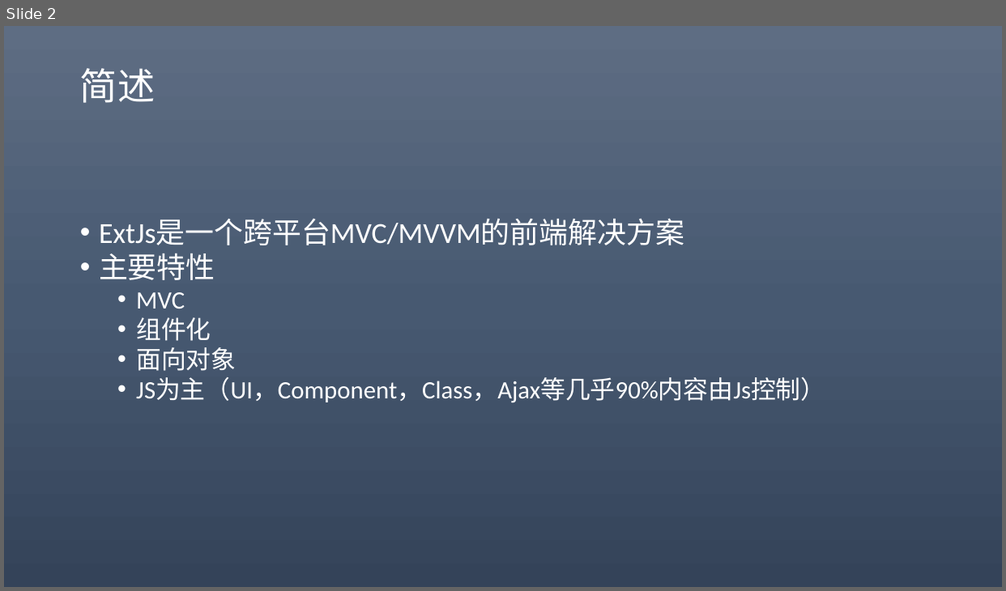
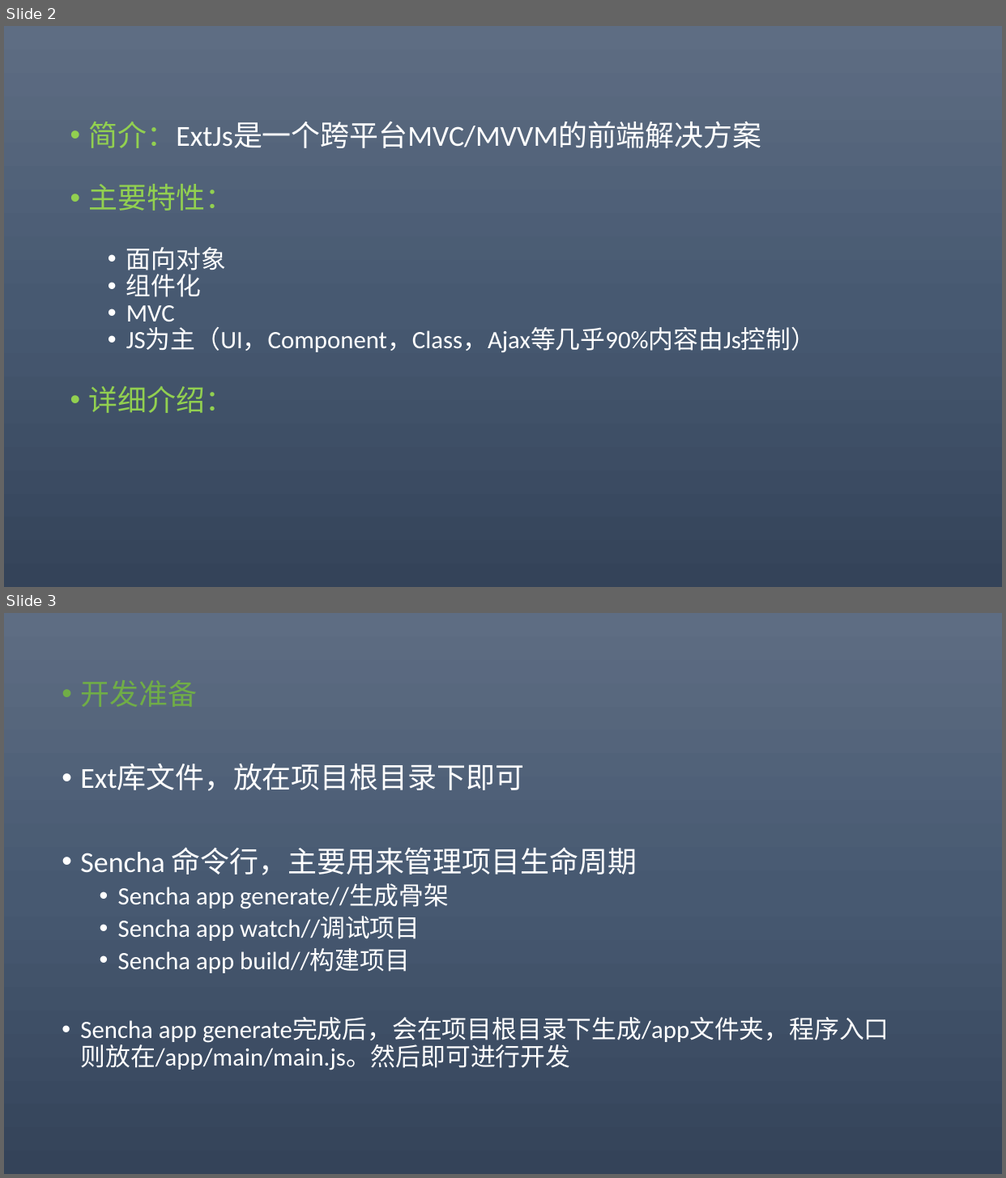
Before and after one commit to 369857519/AlgorithmPractise, a slide deck: eXT.pptx. Shown one above the other, each under a label of ours: slide 2 before the commit, slides 2 and 3 after it. The pictures are 1006x591 and 1006x1178 pixels, drawn with LibreOffice and Linux fonts; fonts in the diff are those of the drawing. Boxes give left, top, right and bottom in pixels: in the first picture for what was removed or moved away, otherwise in the second. Text is boxed around its words. In the diff, an @@ line names an element or a change of style, - is before the commit and + after.

```diff
--- a/eXT.pptx
+++ b/eXT.pptx
@@ slide 3 added at bbox=[4, 613, 1002, 1174], background gradient #5E6D85 to #495A73 to #35445A @@
@@ text added at bbox=[80, 680, 889, 1071], 24 pt, text #FFFFFF @@
+• 开发准备
+• Ext库文件，放在项目根目录下即可
+• Sencha 命令行，主要用来管理项目生命周期
+  • Sencha app generate//生成骨架
+  • Sencha app watch//调试项目
+  • Sencha app build//构建项目
+• Sencha app generate完成后，会在项目根目录下生成/app文件夹，程序入口则放在/app/main/main.js。然后即可进行开发
@@ slide 2 changed as well @@
@@ title removed at bbox=[80, 68, 155, 103] @@
-简述
@@ text "简介：ExtJs是一个跨平台MVC/MVVM的前端解决方案": place and size @@
-text "简介：ExtJs是一个跨平台MVC/MVVM的前端解决方案" at bbox=[99, 219, 825, 403]
+text "简介：ExtJs是一个跨平台MVC/MVVM的前端解决方案" at bbox=[89, 121, 816, 413]
@@ text at bbox=[89, 121, 762, 297]: text changed @@
-• ExtJs是一个跨平台MVC/MVVM的前端解决方案
-• 主要特性
+• 简介：ExtJs是一个跨平台MVC/MVVM的前端解决方案
+• 主要特性：
+  • 面向对象
+  • 组件化
@@ text at bbox=[126, 305, 816, 353]: line spacing 1 to 0.9 @@
@@ text at bbox=[136, 318, 236, 371]: paragraphs removed @@
-  • 组件化
-  • 面向对象
@@ text at bbox=[89, 386, 234, 413]: paragraph added @@
+• 详细介绍：
```
Also in this commit, not shown: 6 other slides changed, 13 other slides added, 11 slides removed, 10 other files.
